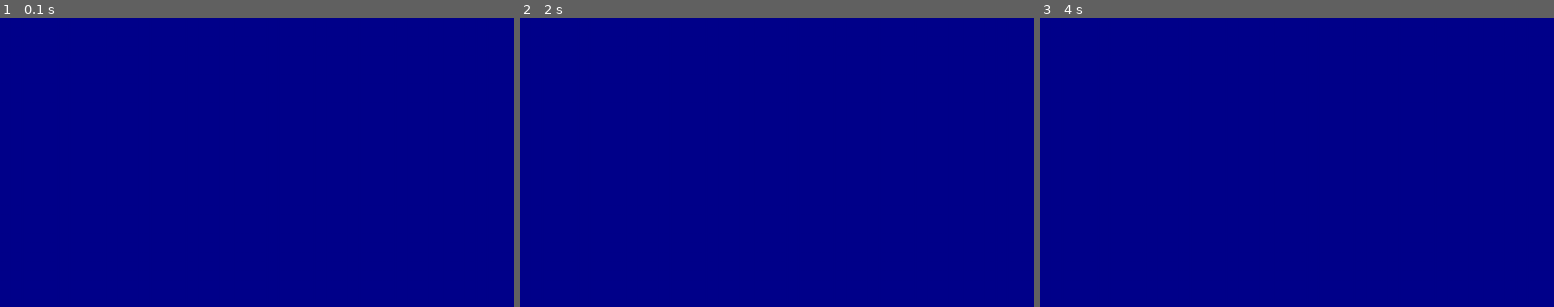
Above: before the commit, frames 1-3 (left to right).
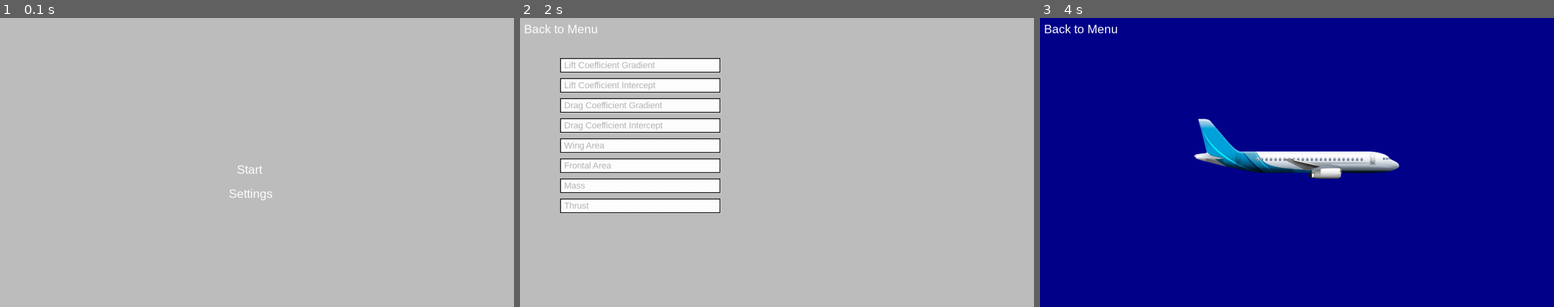
Above: after the commit, the same moments.

Repository: YuHe123456/CS-NEA
Game: pygame game, started from main.py
The game is run twice, just before and just after one commit, with the same random seed, the same clock (stepped at 60 frames per second) and the same inputs.
Inputs (mouse positions are in pixels of both pictures, inside the frame that each line leads up to):
- Up to frame 1 (0.1 s): no input
- Up to frame 2 (2 s): press the mouse at (771, 168) at 0.37 s; move the mouse to (797, 130) at 0.47 s; release the mouse at (823, 93) at 0.6 s; press the mouse at (561, 29) at 0.7 s; move the mouse to (689, 84) at 0.8 s; release the mouse at (812, 139) at 0.93 s; press the mouse at (771, 194) at 1.03 s; move the mouse to (741, 188) at 1.13 s; release the mouse at (710, 182) at 1.27 s; press the mouse at (561, 29) at 1.37 s; move the mouse to (633, 67) at 1.47 s; release the mouse at (705, 101) at 1.6 s; press the mouse at (771, 194) at 1.7 s; move the mouse to (715, 223) at 1.8 s; release the mouse at (663, 252) at 1.93 s
- Up to frame 3 (4 s): press the mouse at (1081, 29) at 2.03 s; move the mouse to (1117, 119) at 2.13 s; release the mouse at (1153, 208) at 2.27 s; press the mouse at (1291, 168) at 2.37 s; move the mouse to (1219, 156) at 2.47 s; release the mouse at (1147, 145) at 2.6 s; press the mouse at (1081, 29) at 2.7 s; move the mouse to (1101, 55) at 2.8 s; release the mouse at (1117, 84) at 2.93 s; press the mouse at (1291, 194) at 3.03 s; move the mouse to (1266, 174) at 3.13 s; release the mouse at (1245, 150) at 3.27 s; press the mouse at (1081, 29) at 3.37 s; move the mouse to (1225, 84) at 3.47 s; release the mouse at (1368, 136) at 3.6 s; press the mouse at (1291, 168) at 3.7 s; move the mouse to (1250, 130) at 3.8 s; release the mouse at (1214, 90) at 3.93 s

The runs differ from the first frame. In frame 1, 100% of the frame differs, in the area x 0-100%, y 0-100%; in frame 2, 100%; in frame 3, 3.4%.

Commit message:
Added menu ui and changing function

Diff:
--- a/file_functions.py
+++ b/file_functions.py
@@ -1,6 +1,6 @@
 from pathlib import Path
 from decimal import Decimal
-from plane import *
+
 # Contains all the file management functions for the simulation program.
 
 # Given a text file path, loads it and returns the lines in a list
@@ -40,17 +40,22 @@
         output_list.extend(list(map(Decimal, preset[1:]))) # Turns all numbers into Decimal type
 
         if output_list[0] == target: # Target found
-            return {
-                'name': output_list[0],
-                'lift_coefficient_gradient': output_list[1],
-                'lift_coefficient_intercept': output_list[2],
-                'drag_coefficient_gradient': output_list[3],
-                'drag_coefficient_intercept': output_list[4],
-                'wing_area': output_list[5],
-                'frontal_area': output_list[6],
-                'mass': output_list[7],
-                'thrust': output_list[8]
-            }
 
+            from plane import PlaneConstants
+
+            # return a PlaneConstants object built from the values
+            plane_constants = PlaneConstants(
+                name=output_list[0],
+                lift_coefficient_gradient=output_list[1],
+                lift_coefficient_intercept=output_list[2],
+                drag_coefficient_gradient=output_list[3],
+                drag_coefficient_intercept=output_list[4],
+                wing_area=output_list[5],
+                frontal_area=output_list[6],
+                mass=output_list[7],
+                thrust=output_list[8]
+            )
+
+            return plane_constants
 
     raise KeyError(f"Preset not in file list")
--- a/main.py
+++ b/main.py
@@ -4,6 +4,7 @@
 from decimal import Decimal
 from screens import *
 from plane import Plane, PlaneConstants, PlaneState
+import file_functions as ff
 import time
 
 TIME_FRAME = Decimal("0.01666666667")
@@ -12,14 +13,16 @@
 sprite_path = base / "sprites"
 plane_sprite = sprite_path / "plane_side_view.png"
 particle_sprite = sprite_path / "white_dot.png"
+preset_path = base / "presets" / "presets.csv"
 
 setAutoUpdate(False)
 
+BUTTON_COLOUR = "white"
+
 screen = screenSize(1280,720,fullscreen=False)
-setBackgroundColour("darkblue")
-
 
 plane_sprite_obj = makeSprite(plane_sprite)
+particle_sprite_obj = makeSprite(particle_sprite)
 
 plane_state = PlaneState(
     position=(Decimal("0"), Decimal("0")),
@@ -29,37 +32,90 @@
     angle_of_attack=Decimal("0")
 )
 
-plane_constants = PlaneConstants(
-    name="F-15",
-    sprite=plane_sprite_obj,
-    lift_coefficient_gradient=Decimal("0.1066666"),
-    lift_coefficient_intercept=Decimal("0.002625"),
-    drag_coefficient_gradient=Decimal("2"),
-    drag_coefficient_intercept=Decimal("0.034"),
-    wing_area=Decimal("56.5"),
-    frontal_area=Decimal("20"),
-    mass=Decimal("14000"),
-    thrust=Decimal("210000")
-)
-plane_object = Plane(constants=plane_constants, state=plane_state, sprite=plane_sprite)
+default_aircraft = "F-15"
+plane_constants = ff.search_for_line(ff.load_file(preset_path), default_aircraft)
 
-flight_screen = FlightScreen(plane=plane_object)
+plane_object = Plane(constants=plane_constants, state=plane_state, sprite=plane_sprite_obj)
 
-plane_visual = makeSprite(plane_sprite)
-moveSprite(plane_visual,640,360,centre=True)
 
-particle_list = []
+# Main Menu Buttons
+start_button = makeLabel("Start",30,590,360,fontColour=BUTTON_COLOUR)
+settings_button = makeLabel("Settings",30,570,420,fontColour=BUTTON_COLOUR)
 
+# Settings Buttons
+back_to_menu = makeLabel("Back to Menu",30,10,10,fontColour=BUTTON_COLOUR)
+
+"""                name=output_list[0],
+                lift_coefficient_gradient=output_list[1],
+                lift_coefficient_intercept=output_list[2],
+                drag_coefficient_gradient=output_list[3],
+                drag_coefficient_intercept=output_list[4],
+                wing_area=output_list[5],
+                frontal_area=output_list[6],
+                mass=output_list[7],
+                thrust=output_list[8]
+            )"""
+
+BOX_X_START = 100
+BOX_Y_START = 100
+
+lift_coefficient_gradient_textbox = makeTextBox(BOX_X_START,BOX_Y_START,400,startingText="Lift Coefficient Gradient",maxLength=15)
+lift_coefficient_intercept_textbox = makeTextBox(BOX_X_START,BOX_Y_START+50,400,startingText="Lift Coefficient Intercept",maxLength=15)
+drag_coefficient_gradient_textbox = makeTextBox(BOX_X_START,BOX_Y_START+100,400,startingText="Drag Coefficient Gradient",maxLength=15)
+drag_coefficient_intercept_textbox = makeTextBox(BOX_X_START,BOX_Y_START+150,400,startingText="Drag Coefficient Intercept",maxLength=15)
+wing_area_textbox = makeTextBox(BOX_X_START,BOX_Y_START+200,400,startingText="Wing Area",maxLength=15)
+frontal_area_textbox = makeTextBox(BOX_X_START,BOX_Y_START+250,400,startingText="Frontal Area",maxLength=15)
+mass_textbox = makeTextBox(BOX_X_START,BOX_Y_START+300,400,startingText="Mass",maxLength=15)
+thrust_textbox = makeTextBox(BOX_X_START,BOX_Y_START+350,400,startingText="Thrust",maxLength=15)
+
+
+variable_boxes_elements_list = [lift_coefficient_gradient_textbox, lift_coefficient_intercept_textbox]
+variable_boxes_elements_list.extend([drag_coefficient_gradient_textbox,drag_coefficient_intercept_textbox])
+variable_boxes_elements_list.extend([wing_area_textbox,frontal_area_textbox,mass_textbox,thrust_textbox])
+
+flight_screen = FlightScreen(plane_object,[back_to_menu])
+settings_screen = SettingScreen([back_to_menu],variable_boxes_elements_list)
+menu_screen = MenuScreen([start_button,settings_button])
+
+activeScreen = "menu" # menu, settings or flight
+menu_screen.activate_screen()
+
+updateDisplay()
 
 while True:
 
-    # Append particle with plane velocity and particle sprite new object
-    # Move particles
+    match activeScreen:
 
-    # Tilt left and right
+        case "menu":
 
-    plane_object.sim_tick(TIME_FRAME)
-    plane_object.print_state()
+            if spriteClicked(settings_button):
+                activeScreen = "settings"
+                menu_screen.deactivate_screen()
+                settings_screen.activate_screen()
+
+            if spriteClicked(start_button):
+                activeScreen = "flight"
+                menu_screen.deactivate_screen()
+                flight_screen.activate_screen()
+
+        case "settings":
+
+            if spriteClicked(back_to_menu):
+                activeScreen = "menu"
+                settings_screen.deactivate_screen()
+                menu_screen.activate_screen()
+
+
+        case "flight":
+
+            if spriteClicked(back_to_menu):
+                activeScreen = "menu"
+                flight_screen.deactivate_screen()
+                menu_screen.activate_screen()
+
+        case _:
+            pass
 
     updateDisplay()
+
     tick(60)
--- a/plane.py
+++ b/plane.py
@@ -10,7 +10,6 @@
 class PlaneConstants:
 
     name: str
-    sprite: pf.newSprite
 
     # Lift and drag coefficient model
 
@@ -42,6 +41,12 @@
     constants: PlaneConstants
     state: PlaneState
     sprite: pf.newSprite
+
+
+    def __post_init__(self):
+
+        pf.moveSprite(self.sprite,640,360,centre=True)
+
 
     def replace_constants(self, new_config: PlaneConstants) -> None:
         self.constants = new_config  # Replaces the constant config with a new one
--- a/pygame_functions.py
+++ b/pygame_functions.py
@@ -618,6 +618,7 @@
 def makeTextBox(xpos, ypos, width, case=0, startingText="Please type here", maxLength=0, fontSize=22):
     thisTextBox = newTextBox(startingText, xpos, ypos, width, case, maxLength, fontSize)
     textboxGroup.add(thisTextBox)
+    hideTextBox(thisTextBox)
     return thisTextBox
 
 
--- a/screens.py
+++ b/screens.py
@@ -2,6 +2,8 @@
 import pygame_functions as pf
 import plane
 
+MENU_BACKGROUND_COLOUR = "grey"
+FLIGHT_BACKGROUND_COLOUR = "darkblue"
 class Screen: # Represents a screen of the program (of which there are 3)
 
     def __init__(self,elements):
@@ -9,26 +11,39 @@
         self.elements = elements
 
     def activate_screen(self):
+
+        pf.setBackgroundColour(MENU_BACKGROUND_COLOUR)
+        print("background coloour set screen")
         for element in self.elements:
-            pf.showSprite(element.sprite)
+            pf.showLabel(element)
 
     def deactivate_screen(self):
         for element in self.elements:
-            pf.hideSprite(element.sprite)
+            pf.hideLabel(element)
 
-class FlightScreen(): # Represents the simulation flight screen
+class FlightScreen: # Represents the simulation flight screen
 
-    def __init__(self,plane):
+    def __init__(self,plane,elements):
         self.plane_object = plane
+        self.elements = elements
         self.particles = []
 
     def activate_screen(self):
-        pf.showSprite(self.plane_object)
+
+        pf.setBackgroundColour(FLIGHT_BACKGROUND_COLOUR)
+
+        for element in self.elements:
+            pf.showLabel(element)
+
+        pf.showSprite(self.plane_object.sprite)
         self.particles = []
 
     def deactivate_screen(self):
 
-        pf.hideSprite(self.plane_object)
+        for element in self.elements:
+            pf.hideLabel(element)
+
+        pf.hideSprite(self.plane_object.sprite)
         for particle in self.particles:
             pf.hideSprite(particle.sprite)
 
@@ -41,6 +56,17 @@
 
 class SettingScreen(Screen): # Represents the settings screen
 
-    def __init__(self,elements):
+    def __init__(self,elements,variable_boxes):
 
         super().__init__(elements)
+        self.variable_boxes = variable_boxes
+
+    def activate_screen(self):
+        super().activate_screen()
+        for box in self.variable_boxes:
+            pf.showTextBox(box)
+
+    def deactivate_screen(self):
+        super().deactivate_screen()
+        for box in self.variable_boxes:
+            pf.hideTextBox(box)
